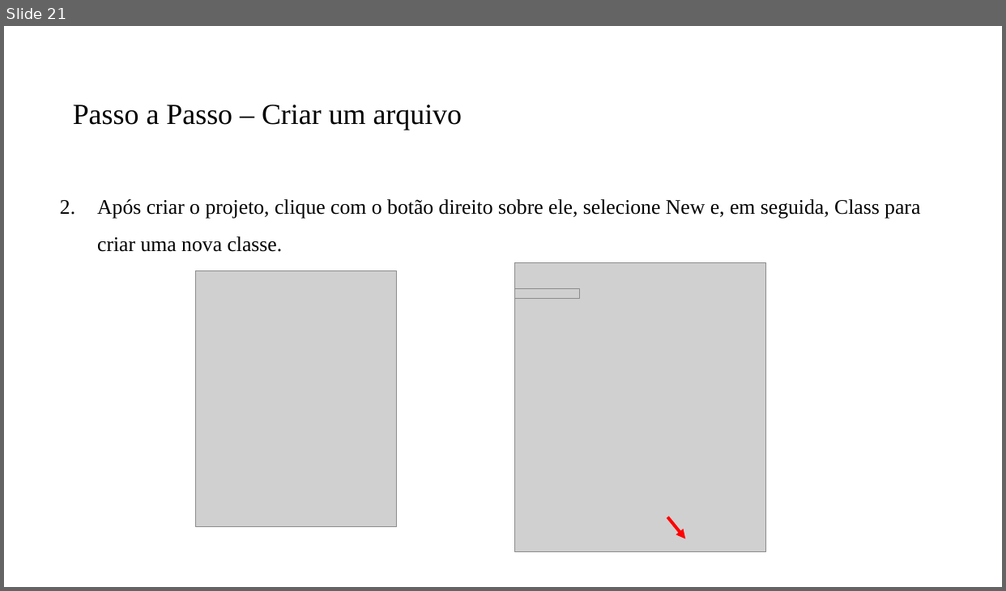
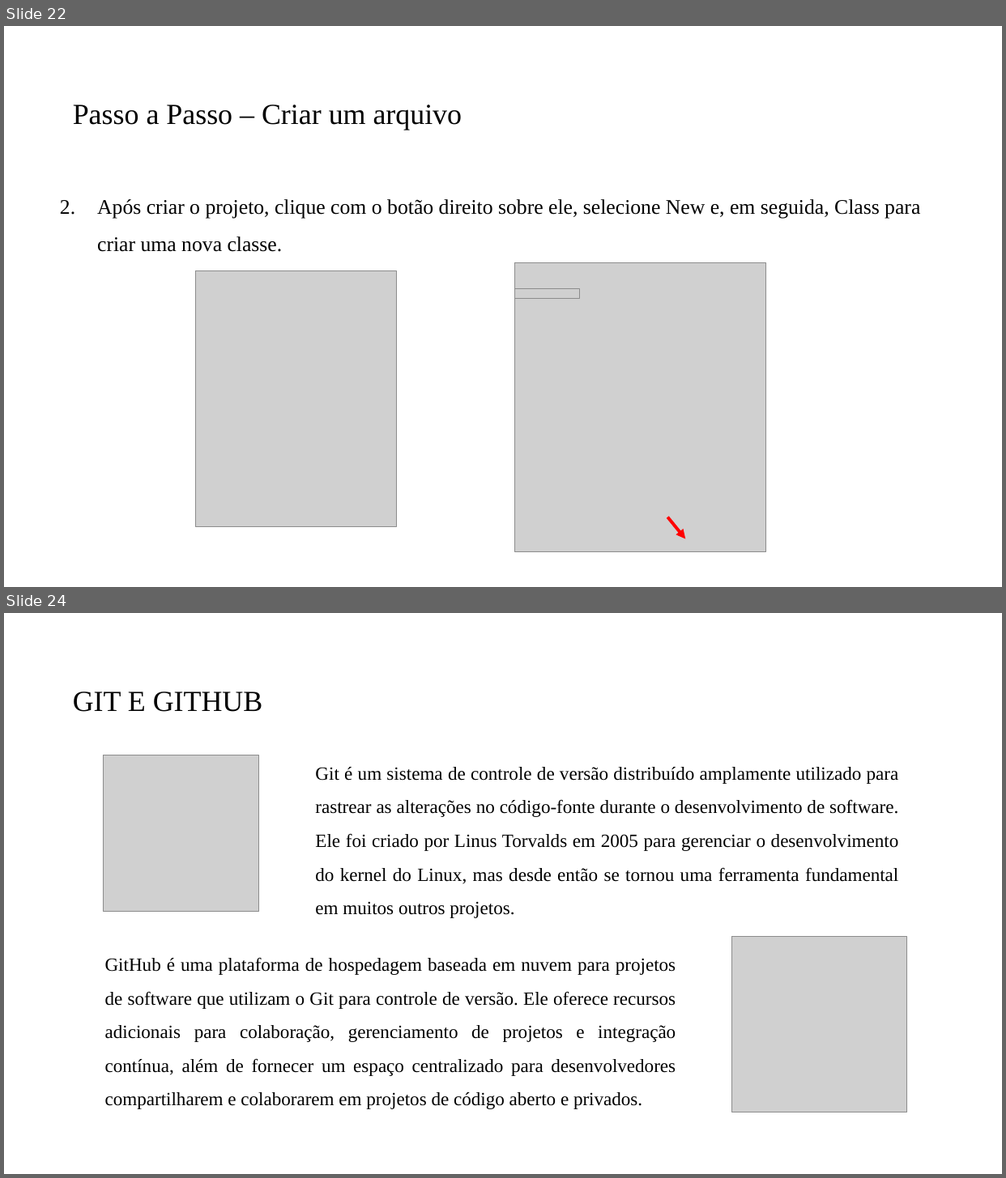
Before and after one commit to PedroMiho/UMC, a slide deck: Projetos de Software/Aula 01 - Conceitos Básicos/Aula Inaugural.pptx. Shown one above the other, each under a label of ours: slide 21 before the commit, slides 22 and 24 after it; the slides between them are not shown. The pictures are 1006x591 and 1006x1178 pixels, drawn with LibreOffice and Linux fonts; fonts in the diff are those of the drawing; grey boxes stand for pictures; background and template pictures are left out. Boxes give left, top, right and bottom in pixels: in the first picture for what was removed or moved away, otherwise in the second. Text is boxed around its words. In the diff, an @@ line names an element or a change of style, - is before the commit and + after.

```diff
--- a/Projetos de Software/Aula 01 - Conceitos Básicos/Aula Inaugural.pptx
+++ b/Projetos de Software/Aula 01 - Conceitos Básicos/Aula Inaugural.pptx
@@ slide 24 added at <box>4,613,1002,1174</box>, background #FFFFFF @@
@@ title added at <box>73,692,263,712</box>, 28 pt, text #000000 @@
+GIT E GITHUB
@@ picture added at <box>103,756,258,911</box> @@
@@ text added at <box>315,767,899,918</box>, 18 pt, text #000000 @@
+Git é um sistema de controle de versão distribuído amplamente utilizado para rastrear as alterações no código-fonte durante o desenvolvimento de software. Ele foi criado por Linus Torvalds em 2005 para gerenciar o desenvolvimento do kernel do Linux, mas desde então se tornou uma ferramenta fundamental em muitos outros projetos.
@@ picture added at <box>731,937,907,1112</box> @@
@@ text added at <box>105,957,675,1110</box>, 18 pt, text #000000 @@
+GitHub é uma plataforma de hospedagem baseada em nuvem para projetos de software que utilizam o Git para controle de versão. Ele oferece recursos adicionais para colaboração, gerenciamento de projetos e integração contínua, além de fornecer um espaço centralizado para desenvolvedores compartilharem e colaborarem em projetos de código aberto e privados.
@@ what was slide 21 is now slide 22 @@
```
Also in this commit, not shown: 2 slides changed, 44 other slides added, 13 other files.
